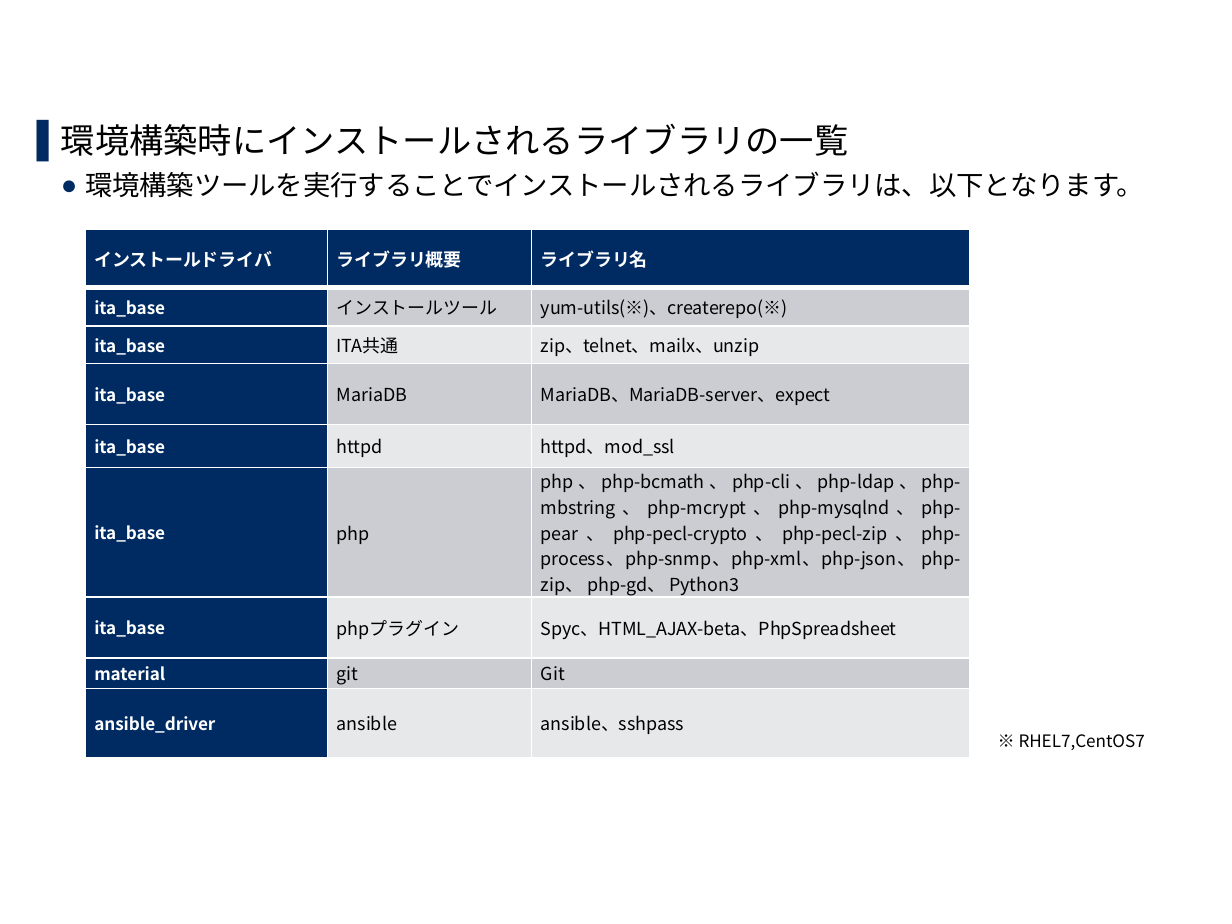
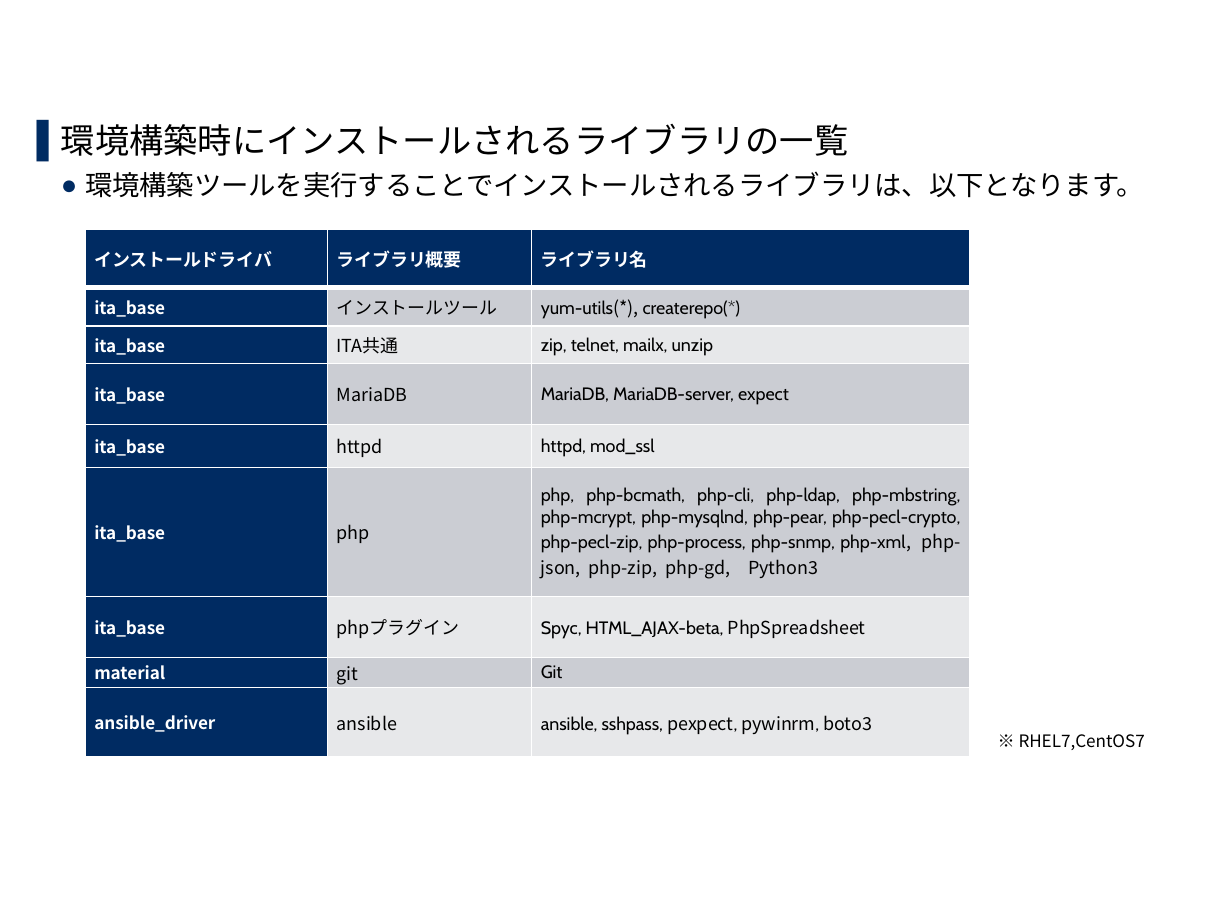
Before and after one commit to exastro-suite/it-automation-docs, a slide deck: slide 20 of asset/Learn_ja/ITA-offline-install_ja.pptx. Drawn at 1232x924 pixels with LibreOffice and Linux fonts; fonts in the diff are those of the drawing; background and template pictures are left out. Boxes give left, top, right and bottom in pixels: in the first picture for what was removed or moved away, otherwise in the second. Text is boxed around its words. In the diff, an @@ line names an element or a change of style, - is before the commit and + after.

```diff
--- a/asset/Learn_ja/ITA-offline-install_ja.pptx
+++ b/asset/Learn_ja/ITA-offline-install_ja.pptx
@@ table at (85,229,971,758) @@
-row 2, column 3: yum-utils(※)、createrepo(※)
+row 2, column 3: yum-utils(*), createrepo(*)
-row 3, column 3: zip、telnet、mailx、unzip
+row 3, column 3: zip, telnet, mailx, unzip
-row 4, column 3: MariaDB、MariaDB-server、expect
+row 4, column 3: MariaDB, MariaDB-server, expect
-row 5, column 3: httpd、mod_ssl
+row 5, column 3: httpd, mod_ssl
-row 6, column 3: php、php-bcmath、php-cli、php-ldap、php-mbstring、php-mcrypt、php-mysqlnd、php-pear、php-pecl-crypto、php-pecl-zip、php-process、php-snmp、php-xml、php-json、 php-zip、 php-gd、 Python3
+row 6, column 3: php, php-bcmath, php-cli, php-ldap, php-mbstring, php-mcrypt, php-mysqlnd, php-pear, php-pecl-crypto, php-pecl-zip, php-process, php-snmp, php-xml, php-json, php-zip, php-gd, Python3
-row 7, column 3: Spyc、HTML_AJAX-beta、PhpSpreadsheet
+row 7, column 3: Spyc, HTML_AJAX-beta, PhpSpreadsheet
-row 9, column 3: ansible、sshpass
+row 9, column 3: ansible, sshpass, pexpect, pywinrm, boto3
@@ font Noto Sans CJK JP to Cabin in "Git" @@
```
Also in this commit, not shown: 7 other slides changed, 2 slides added, 7 other files.
